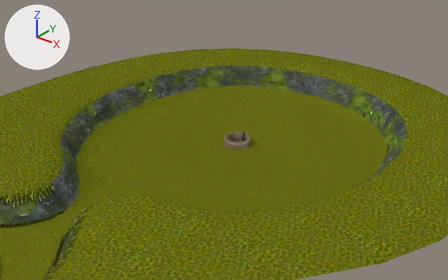
The Blender file Deserter/Assets/Mesh/Maps/Debug/MapOutside00.blend as it was, and as the next commit left it.
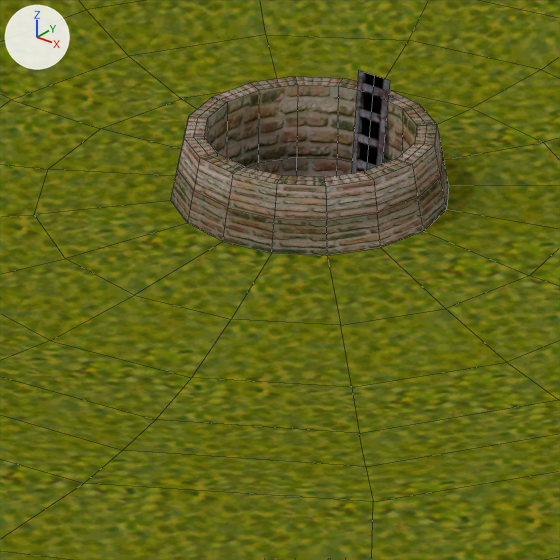
Old and new are each drawn from a 50 mm lens placed at (74.8, 23.9, 37.6), pointed at (24.4, 86.9, -1.4) and again close up on the part from 46% to 59% of the width and 44% to 65% of the height. Arrows for +X, +Y and +Z are at upper left; the lights stay in place. The close-ups show mesh edges as thin lines.

The scene before the commit, as lines of its bpy script (objects in view):
```python
me_homebasemesh = bpy.data.meshes.new('homebaseMesh')
me_homebasemesh.from_pydata(...)  # 1671 vertices, 1612 faces; spans x -37.4..47.7, y -2.2..2.5, z -73.0..68.9
# faces by material slot: [1036, 576]
me_homebasemesh.materials.append(mat_grassmat)  # picture img_grasstex_png
me_homebasemesh.materials.append(mat_wallmat00)  # picture img_mosstex00_png
me_homebasemesh_002 = bpy.data.meshes.new('homebaseMesh.002')
me_homebasemesh_002.from_pydata(...)  # 197 vertices, 182 faces; spans x 10.85..14.93, y -9.27..-0.91, z -43.71..-39.6
# faces by material slot: [160, 16, 6]
me_homebasemesh_002.materials.append(mat_brickmat00)  # picture img_bricktex02_png
me_homebasemesh_002.materials.append(mat_asphaltmat)  # picture img_asphalttex01_png
me_homebasemesh_002.materials.append(mat_laddermat)  # picture img_gratetex00_png
ob_homebasemesh = bpy.data.objects.new('homebaseMesh', me_homebasemesh)
ob_homebasemesh.location = (13.11, 46.33, 0.27)
ob_homebasemesh.rotation_euler = (1.571, 0.0, 0.0)  # degrees (90, 0, 0)
ob_wellmesh = bpy.data.objects.new('wellMesh', me_homebasemesh_002)
ob_wellmesh.location = (13.11, 46.33, 0.27)
ob_wellmesh.rotation_euler = (1.571, 0.0, 0.0)  # degrees (90, 0, 0)
```
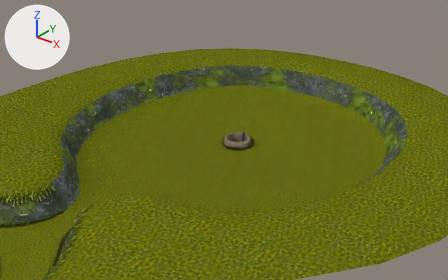
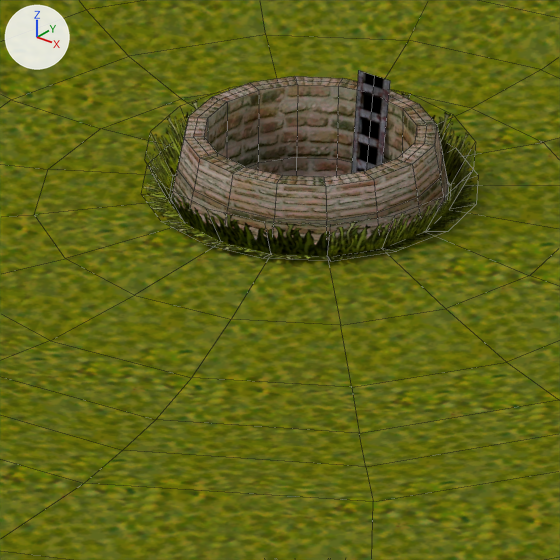
Commit message: well adjust

Where the newer file only moved an object's origin or applied its transform, the numbers keep the older frame.

Location of each change, (x1, y1, x2, y2) in pixels of the close-ups (560 x 560 px):
```json
{"object": "wellMesh", "change": "reshaped", "before": [171, 70, 449, 256], "after": [143, 70, 477, 260], "on screen": "20% wider"}
{"part": 1, "of": "me_homebasemesh_002", "change": "added", "after": [146, 87, 475, 256], "on screen": "yellow"}
{"part": 2, "of": "me_homebasemesh_002", "change": "added", "after": [143, 146, 477, 260], "on screen": "yellow"}
```

Scene script edits in JSON lines:
```json
{"block": "me_homebasemesh_002", "where": "# used by ob_wellmesh; location = (13.11, 46.33, 0.27); rotation_euler = (1.571, 0.0, 0.0), in degrees (90, 0, 0)"}
{"op": "remove", "block": "me_homebasemesh_002", "code": "me_homebasemesh_002.from_pydata(...)  # 197 vertices, 182 faces; spans x 10.85..14.93, y -9.27..-0.91, z -43.71..-39.6"}
{"op": "add", "block": "me_homebasemesh_002", "code": "me_homebasemesh_002.from_pydata(...)  # 261 vertices, 214 faces; spans x 10.41..15.37, y -9.27..-0.91, z -44.15..-39.16"}
{"block": "me_homebasemesh_002", "change": "me_homebasemesh_002 part 1: a new loose piece of 32 vertices spanning x 10.47..15.31, y -2.23..-1.54, z -44.1..-39.22, in mat_matleaves01 (picture img_leavestex01_png)"}
{"block": "me_homebasemesh_002", "change": "me_homebasemesh_002 part 2: a new loose piece of 32 vertices spanning x 10.41..15.37, y -2.23..-2.09, z -44.15..-39.16, in mat_matleaves01 (picture img_leavestex01_png)"}
{"op": "add", "block": "me_homebasemesh_002", "code": "me_homebasemesh_002.materials.append(mat_matleaves01)  # picture img_leavestex01_png"}
```
